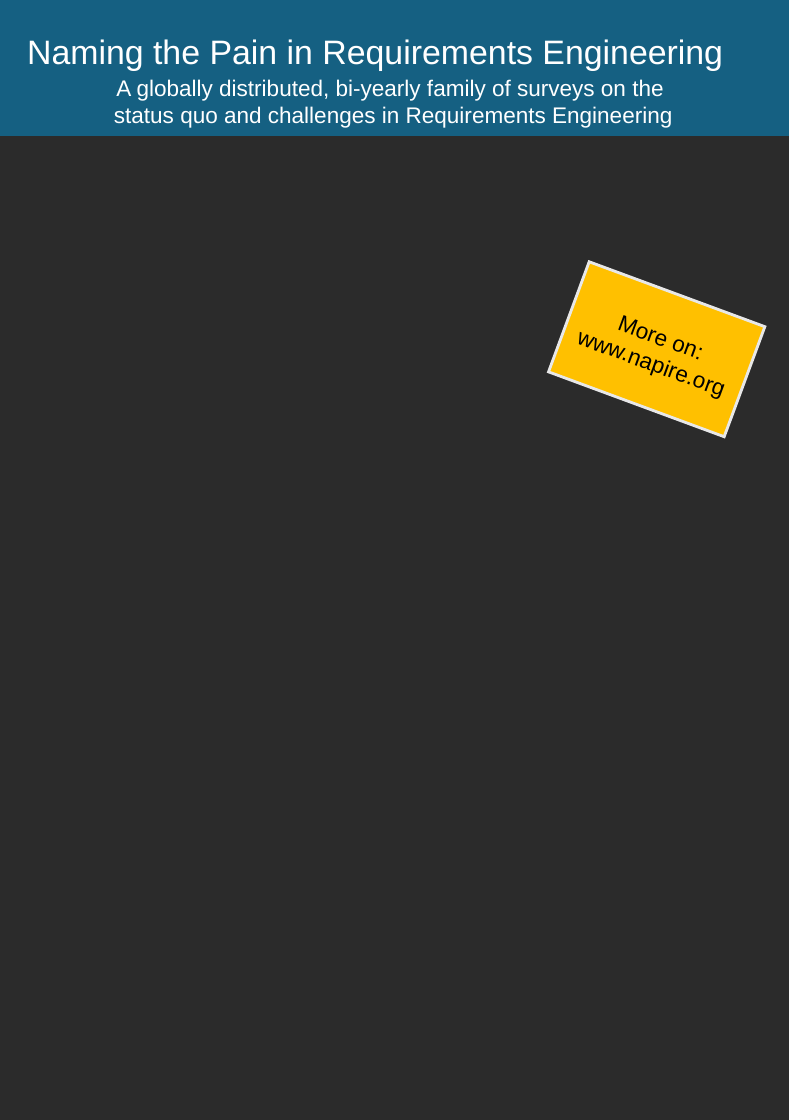
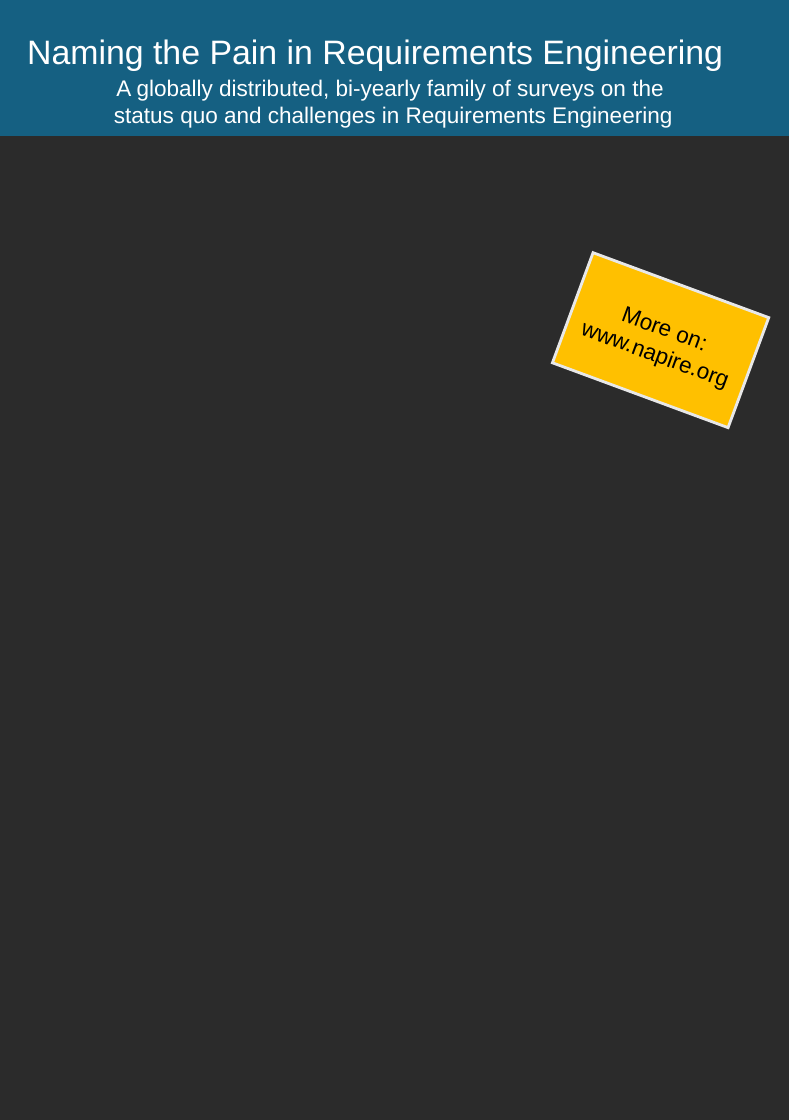
Before and after one commit to NaPiRE/napire2024, a slide deck: slide 1 of Organisation/NaPiRE Flyer.pptx. Drawn at 789x1120 pixels with LibreOffice and Linux fonts; fonts in the diff are those of the drawing; background and template pictures are left out; a plain dark background stands for a picture behind light text. Boxes give left, top, right and bottom in pixels: in the first picture for what was removed or moved away, otherwise in the second. Text is boxed around its words. In the diff, an @@ line names an element or a change of style, - is before the commit and + after.

```diff
--- a/Organisation/NaPiRE Flyer.pptx
+++ b/Organisation/NaPiRE Flyer.pptx
@@ rectangle "More on: www.napire.org": place and size @@
-rectangle "More on: www.napire.org" at box(548, 261, 764, 436)
+rectangle "More on: www.napire.org" at box(552, 253, 768, 428)
```
Also in this commit, not shown: 1 other file.
